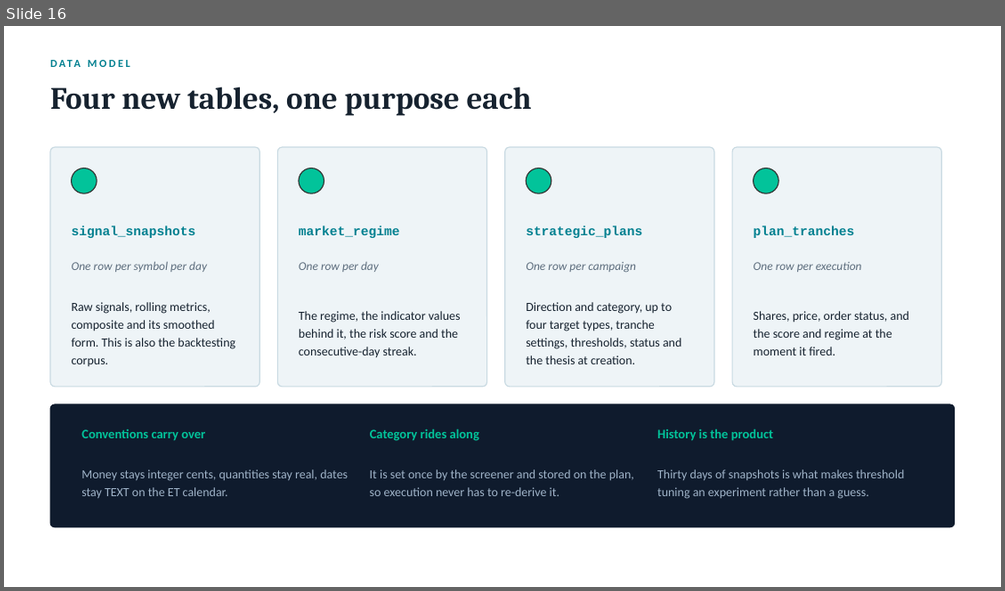
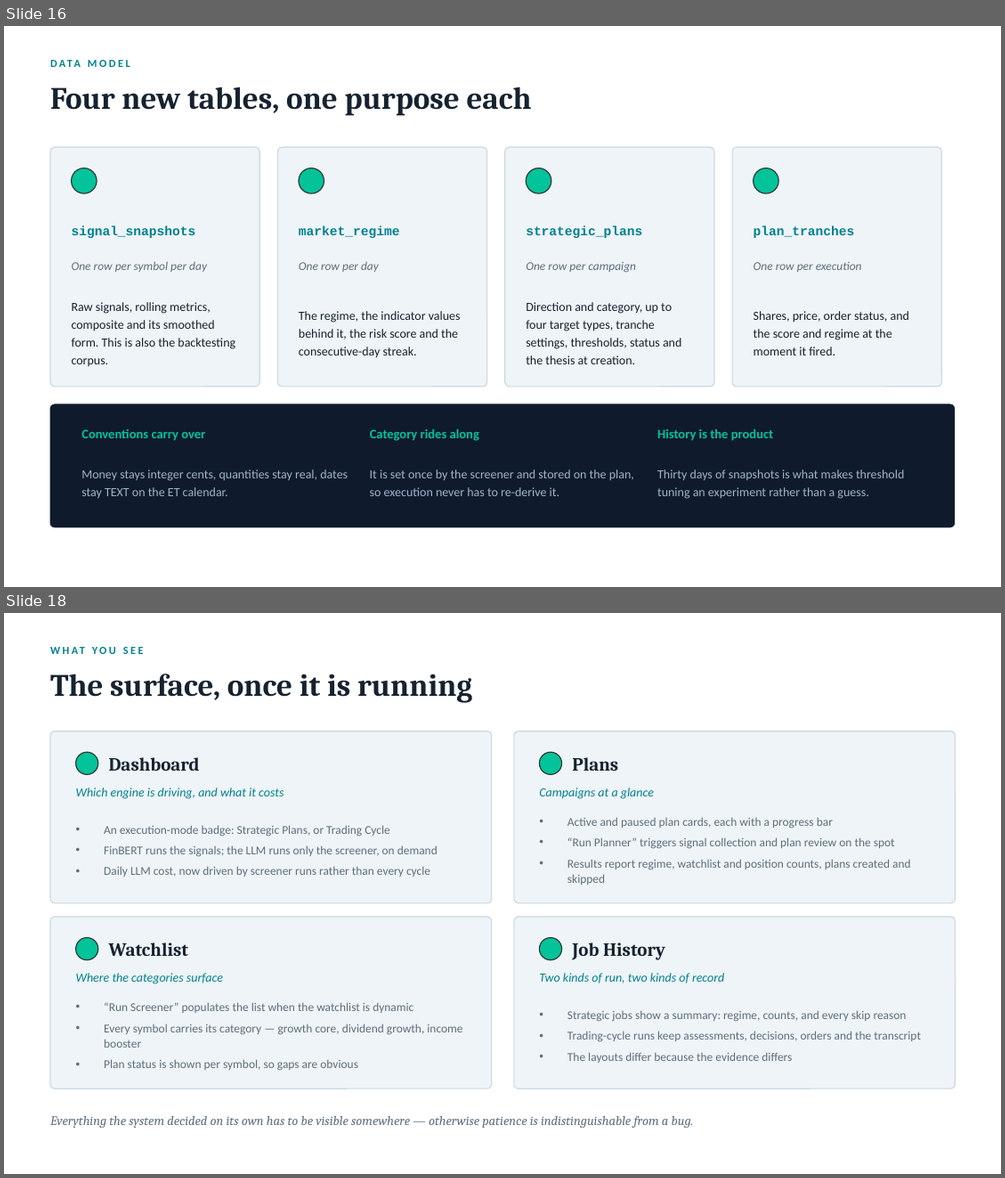
Before and after one commit to nicechester/atn-trd, a slide deck: docs/atn-trd-strategic-trading.pptx. Shown one above the other, each under a label of ours: slide 16 before the commit, slides 16 and 18 after it; the slides between them are not shown. The pictures are 1005x591 and 1005x1178 pixels, drawn with LibreOffice and Linux fonts; fonts in the diff are those of the drawing. Boxes give left, top, right and bottom in pixels: in the first picture for what was removed or moved away, otherwise in the second. Text is boxed around its words. In the diff, an @@ line names an element or a change of style, - is before the commit and + after.

```diff
--- a/docs/atn-trd-strategic-trading.pptx
+++ b/docs/atn-trd-strategic-trading.pptx
@@ slide 18 added at [4,613,1001,1174], background #FFFFFF @@
@@ text added at [50,640,873,659], 10.5 pt, text #028090, bold @@
+WHAT YOU SEE
@@ text added at [50,674,472,703], 30 pt, text #16222F, bold @@
+The surface, once it is running
@@ rounded rectangle added at [50,731,492,903], fill #EEF4F7, outline #C9DAE2 1 pt @@
@@ rounded rectangle added at [514,731,955,903], fill #EEF4F7, outline #C9DAE2 1 pt @@
@@ ellipse added at [76,752,98,774], fill #02C39A, outline #333333 1 pt @@
@@ text added at [109,757,200,771], 18 pt, text #16222F, bold @@
+Dashboard
@@ ellipse added at [540,752,562,774], fill #02C39A, outline #333333 1 pt @@
@@ text added at [572,757,618,771], 18 pt, text #16222F, bold @@
+Plans
@@ text added at [76,787,283,799], 12 pt, text #028090, italic @@
+Which engine is driving, and what it costs
@@ text added at [539,787,654,799], 12 pt, text #028090, italic @@
+Campaigns at a glance
@@ text added at [104,825,437,876], 11.5 pt, text #5E6E7E @@
+• An execution-mode badge: Strategic Plans, or Trading Cycle
+• FinBERT runs the signals; the LLM runs only the screener, on demand
+• Daily LLM cost, now driven by screener runs rather than every cycle
@@ text added at [567,817,911,884], 11.5 pt, text #5E6E7E @@
+• Active and paused plan cards, each with a progress bar
+• “Run Planner” triggers signal collection and plan review on the spot
+• Results report regime, watchlist and position counts, plans created and skipped
@@ rounded rectangle added at [50,916,492,1088], fill #EEF4F7, outline #C9DAE2 1 pt @@
@@ rounded rectangle added at [514,916,955,1088], fill #EEF4F7, outline #C9DAE2 1 pt @@
@@ ellipse added at [76,938,98,960], fill #02C39A, outline #333333 1 pt @@
@@ text added at [109,942,188,956], 18 pt, text #16222F, bold @@
+Watchlist
@@ ellipse added at [540,938,562,960], fill #02C39A, outline #333333 1 pt @@
@@ text added at [572,942,665,960], 18 pt, text #16222F, bold @@
+Job History
@@ text added at [76,973,223,984], 12 pt, text #028090, italic @@
+Where the categories surface
@@ text added at [539,973,724,983], 12 pt, text #028090, italic @@
+Two kinds of run, two kinds of record
@@ text added at [104,1002,462,1070], 11.5 pt, text #5E6E7E @@
+• “Run Screener” populates the list when the watchlist is dynamic
+• Every symbol carries its category — growth core, dividend growth, income booster
+• Plan status is shown per symbol, so gaps are obvious
@@ text added at [567,1010,921,1062], 11.5 pt, text #5E6E7E @@
+• Strategic jobs show a summary: regime, counts, and every skip reason
+• Trading-cycle runs keep assessments, decisions, orders and the transcript
+• The layouts differ because the evidence differs
@@ text added at [50,1116,694,1127], 12.5 pt, text #5E6E7E, italic @@
+Everything the system decided on its own has to be visible somewhere — otherwise patience is indistinguishable from a bug.
```
Also in this commit, not shown: 3 slides changed, 2 other slides added, 2 slides removed, 2 other files.
